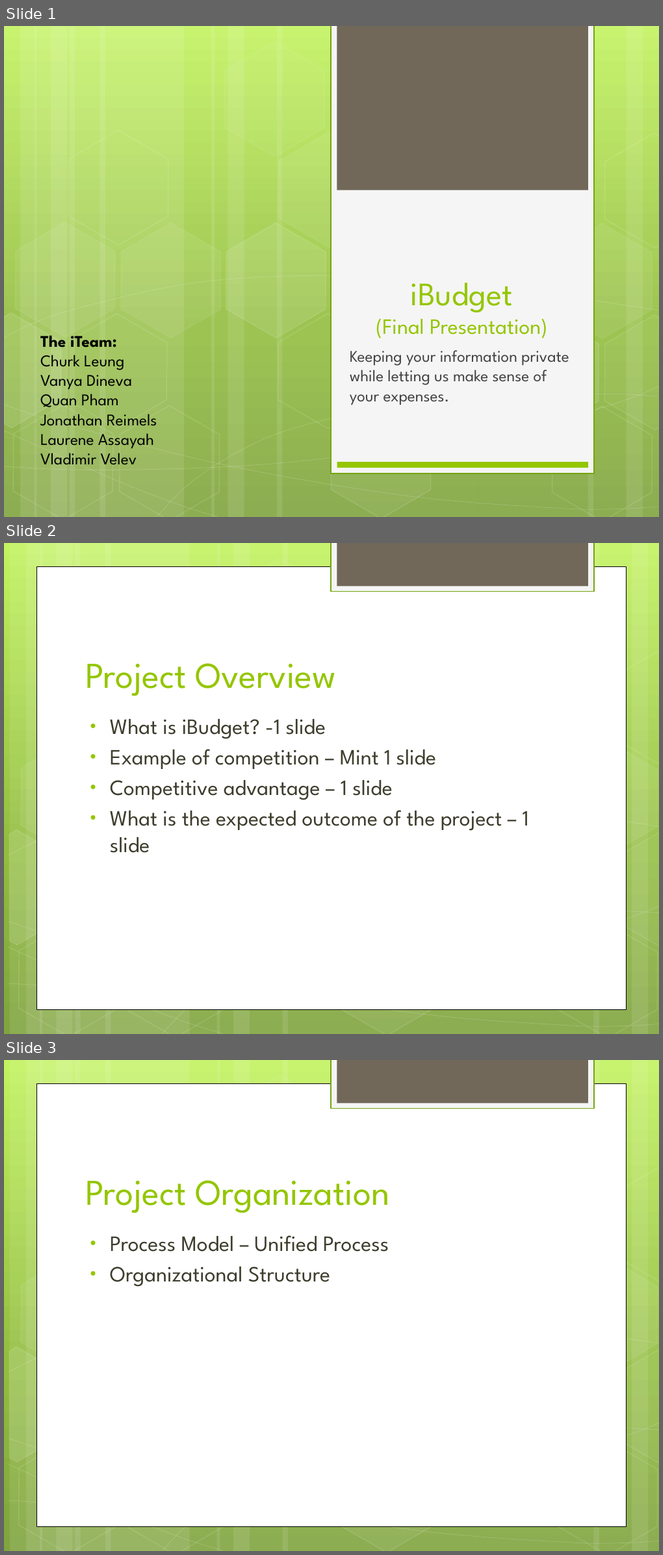
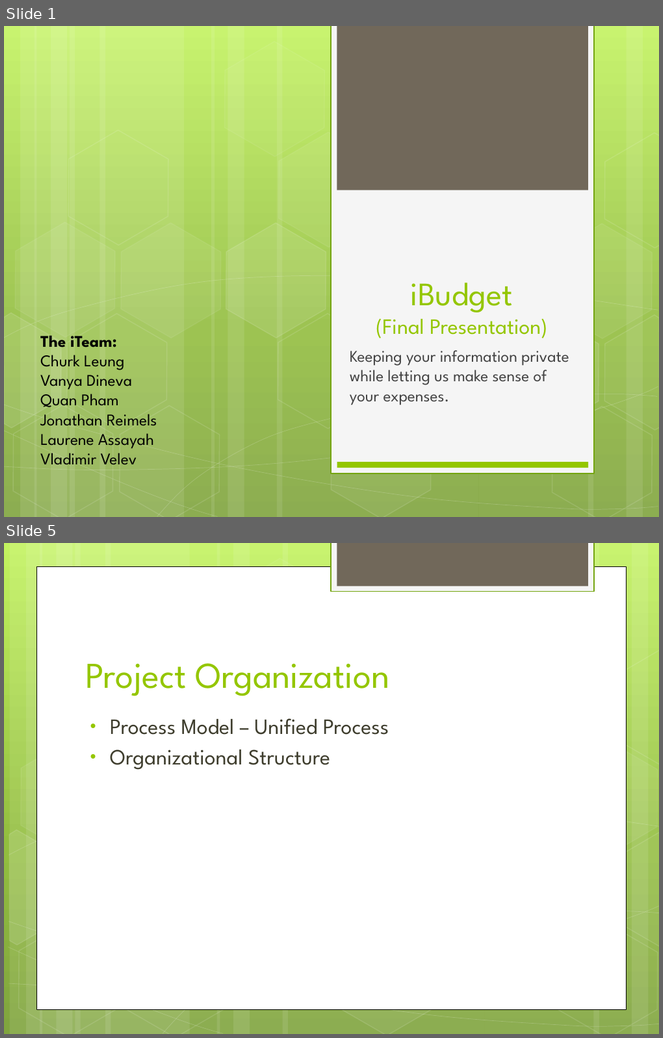
Before and after one commit to hiyenwong/cs679-b1-class-project, a slide deck: deliverables/final/Final Presentation.pptx. Shown one above the other, each under a label of ours: slides 1, 2 and 3 before the commit, slides 1 and 5 after it; the slides between them are not shown. The pictures are 663x1555 and 663x1038 pixels, drawn with LibreOffice and Linux fonts; fonts in the diff are those of the drawing. Boxes give left, top, right and bottom in pixels: in the first picture for what was removed or moved away, otherwise in the second. Text is boxed around its words. In the diff, an @@ line names an element or a change of style, - is before the commit and + after.

```diff
--- a/deliverables/final/Final Presentation.pptx
+++ b/deliverables/final/Final Presentation.pptx
@@ slide 2 removed at <box>4,543,659,1034</box>, background gradient #C3F35F to #93BF3F to #81A53E; not listed: 31 template elements that a slide beside it also shows @@
@@ title removed at <box>85,663,336,696</box> @@
-Project Overview
@@ text removed at <box>110,719,529,853</box> @@
-• What is iBudget? -1 slide
-• Example of competition – Mint 1 slide
-• Competitive advantage – 1 slide
-• What is the expected outcome of the project – 1 slide
@@ what was slide 3 is now slide 5 @@
```
Also in this commit, not shown: 3 slides added.
